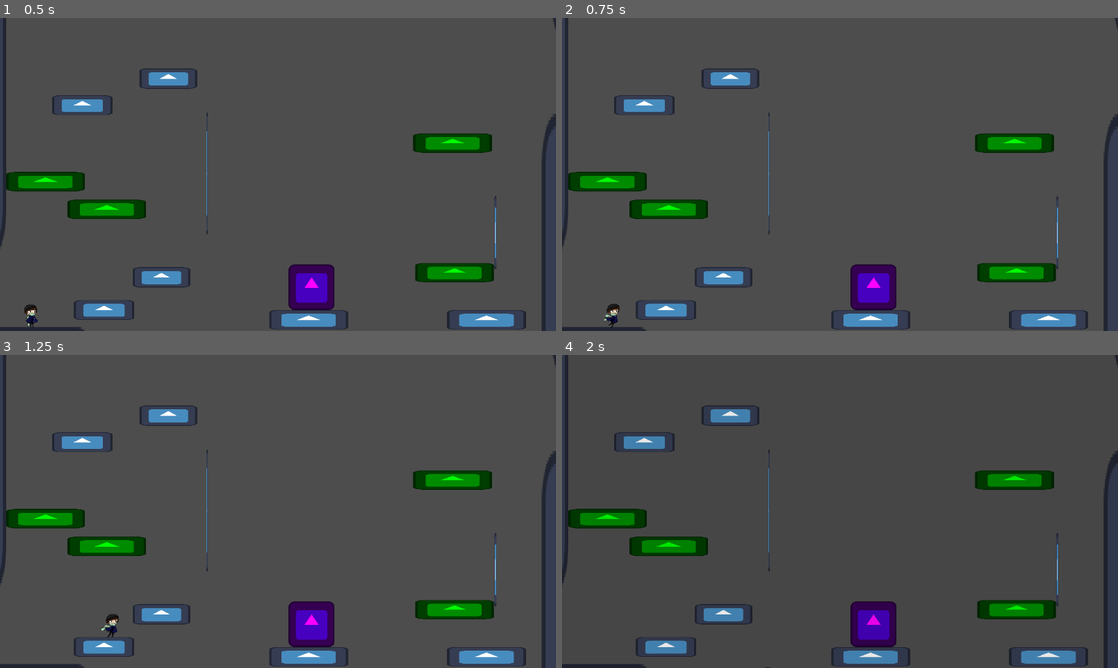
Above: before the commit, frames 1-4 (two rows, left to right).
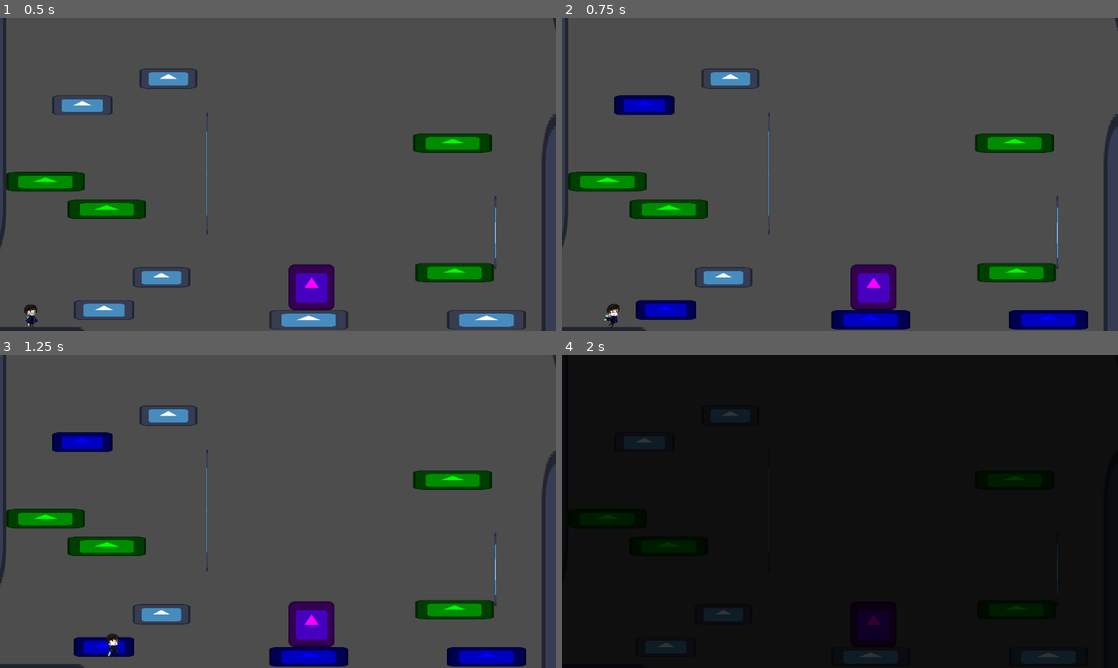
Above: after the commit, the same moments.

Repository: nandedeska/ggj-2026
Game: Godot game, scene res://scenes/LEVEL_THREE.tscn
Two runs of this game, one before a commit and one after it. Both use one fixed random seed, a clock stepped at 60 frames per second and the inputs below. This scene is started directly instead of the project's main scene. The engine's default icon, where the game draws it, is replaced by a stand-in: a white triangle on a blue panel in a dark square.
Inputs:
- Up to frame 1 (0.5 s): no input
- Up to frame 2 (0.75 s): tap Enter (skip) at 0.5 s; hold D (move_right) from 0.53 s (still down); hold F (mask) from 0.53 s (still down)
- Up to frame 3 (1.25 s): keep holding D (move_right); keep holding F (mask); tap W (jump) at 0.77 s
- Up to frame 4 (2 s): keep holding D (move_right); release F (mask) at 1.28 s; tap F (mask) at 1.35 s; tap W (jump) at 1.52 s

Frame 1 is identical in both runs. In frame 2, 3.1% of the frame differs, in the area x 8-95%, y 24-100%; in frame 3, 3.2%; in frame 4, 100%, in the area x 0-100%, y 0-100%.

Commit message:
Fix mask overlay fr

Diff:
--- a/scenes/LEVEL_THREE.tscn
+++ b/scenes/LEVEL_THREE.tscn
@@ -48,6 +48,7 @@
 [node name="player" parent="." instance=ExtResource("2_f6ieg")]
 position = Vector2(-250, 158)
 scale = Vector2(1, 0.99270076)
+has_mask = true
 
 [node name="StaticBody2D3" parent="." instance=ExtResource("3_i33jm")]
 position = Vector2(-253, 290)
--- a/scenes/LEVEL_TWO.tscn
+++ b/scenes/LEVEL_TWO.tscn
@@ -42,6 +42,7 @@
 [node name="player" parent="." instance=ExtResource("2_ikxgj")]
 position = Vector2(-16, 153)
 scale = Vector2(1, 0.99270076)
+has_mask = true
 
 [node name="StaticBody2D3" parent="." instance=ExtResource("3_cttd2")]
 position = Vector2(4, 153)
--- a/scenes/player.tscn
+++ b/scenes/player.tscn
@@ -46,6 +46,7 @@
 [ext_resource type="Texture2D" uid="uid://bvop3y7i5pn1v" path="res://graphics/sprites/frame0020.png" id="42_51ujp"]
 [ext_resource type="Texture2D" uid="uid://vvf0n1s70w70" path="res://graphics/sprites/frame0021.png" id="43_tk41t"]
 [ext_resource type="Texture2D" uid="uid://bn6xdvocar2ye" path="res://graphics/sprites/wall jump 1.png" id="45_holxr"]
+[ext_resource type="Texture2D" uid="uid://b4uqcmxu2fe2t" path="res://graphics/sprites/mask sprite.png" id="46_mx1m4"]
 
 [sub_resource type="SpriteFrames" id="SpriteFrames_j5wjh"]
 animations = [{
@@ -217,16 +218,17 @@
 sprite_frames = SubResource("SpriteFrames_j5wjh")
 animation = &"run"
 
+[node name="Mask" type="Sprite2D" parent="."]
+visible = false
+position = Vector2(1.35, -21.5)
+rotation = -0.03490658
+scale = Vector2(0.03, 0.03)
+texture = ExtResource("46_mx1m4")
+
 [node name="CollisionShape2D" type="CollisionShape2D" parent="."]
 position = Vector2(1, -17)
 scale = Vector2(0.5999993, 1)
 shape = SubResource("CircleShape2D_80nbo")
-
-[node name="Mask" type="Sprite2D" parent="."]
-visible = false
-position = Vector2(1.35, -21.5)
-rotation = -0.034906585
-scale = Vector2(0.03, 0.03)
 
 [node name="AudioStreamPlayer2D" type="AudioStreamPlayer2D" parent="."]
 position = Vector2(1, -17)
--- a/scripts/player.gd
+++ b/scripts/player.gd
@@ -51,8 +51,10 @@
 
 	if direction > 0:
 		animated_sprite_2d.flip_h = false
+		mask.flip_h = false
 	elif direction < 0:
 		animated_sprite_2d.flip_h = true
+		mask.flip_h = true
 
 	if is_on_floor():
 		if direction == 0:
Not shown: 1 places in scenes/player.tscn that only renumber resources
